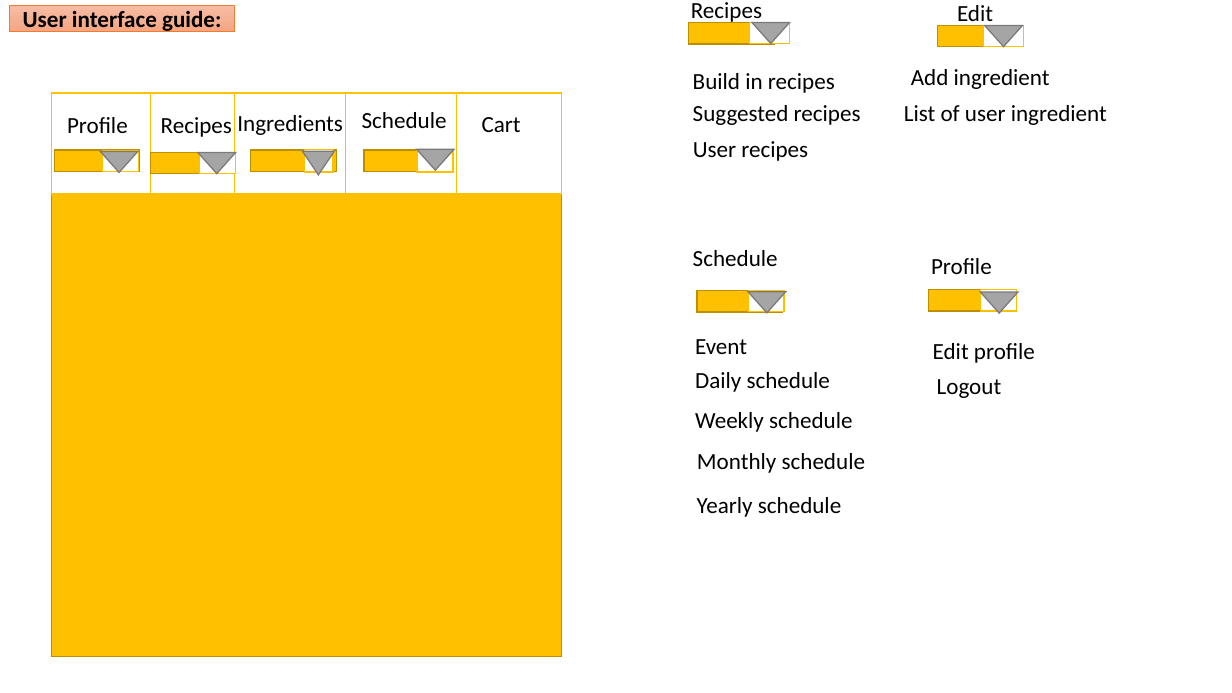
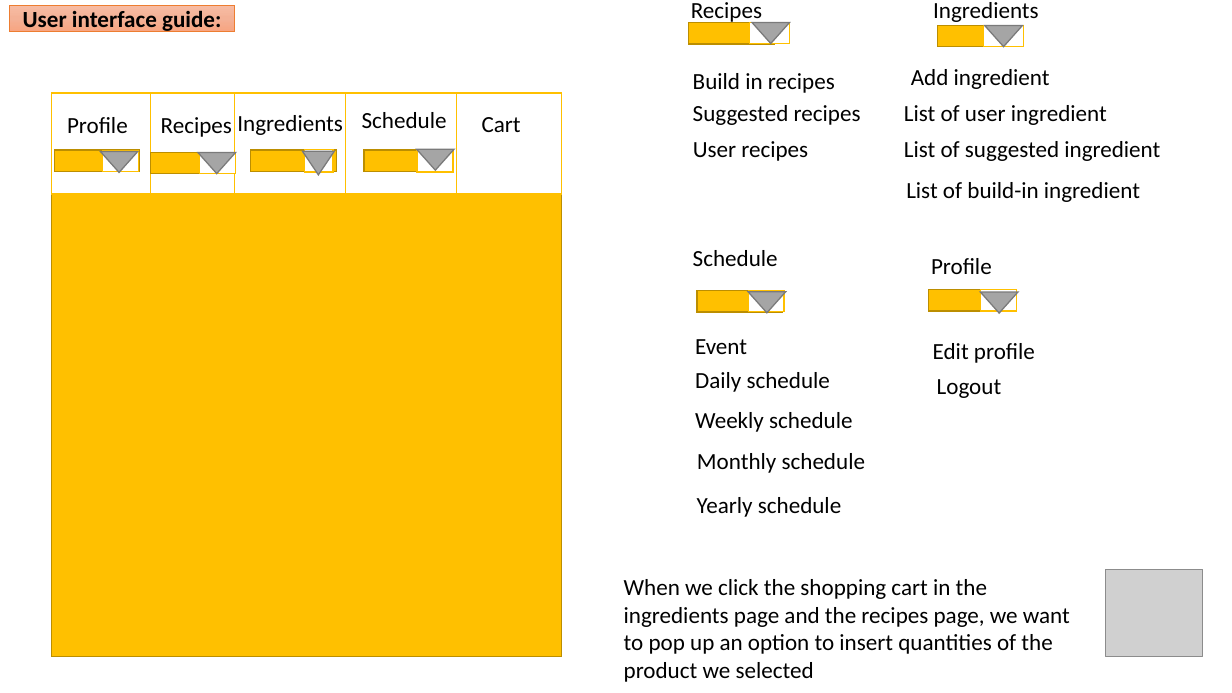
Before and after one commit to Meals-scheduler/Meals_Scheduler, a slide deck: slide 2 of Use case. user interface and more.pptx. Drawn at 1232x693 pixels with LibreOffice and Linux fonts; fonts in the diff are those of the drawing; grey boxes stand for pictures. Boxes give left, top, right and bottom in pixels: in the first picture for what was removed or moved away, otherwise in the second. Text is boxed around its words. In the diff, an @@ line names an element or a change of style, - is before the commit and + after.

```diff
--- a/Use case. user interface and more.pptx
+++ b/Use case. user interface and more.pptx
@@ text at <box>933,2,1039,22</box>: text changed @@
-Edit
+Ingredients
@@ text added at <box>904,141,1160,161</box>, 18 pt, text #000000 @@
+List of suggested ingredient
@@ text added at <box>906,182,1140,202</box>, 18 pt, text #000000 @@
+List of build-in ingredient
@@ picture added at <box>1106,569,1203,657</box> @@
@@ text added at <box>624,579,1070,682</box>, 18 pt, text #000000 @@
+When we click the shopping cart in the ingredients page and the recipes page, we want to pop up an option to insert quantities of the product we selected
```
Also in this commit, not shown: 3 other slides changed, 8 slides added, 1 other file.
